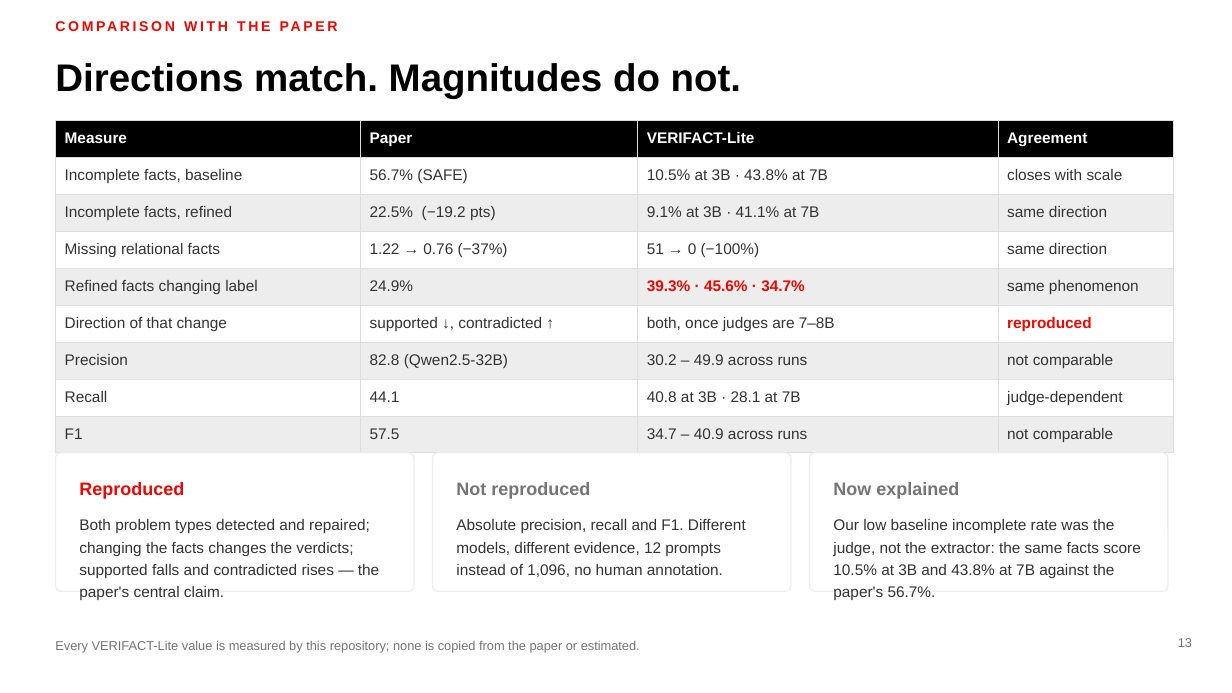
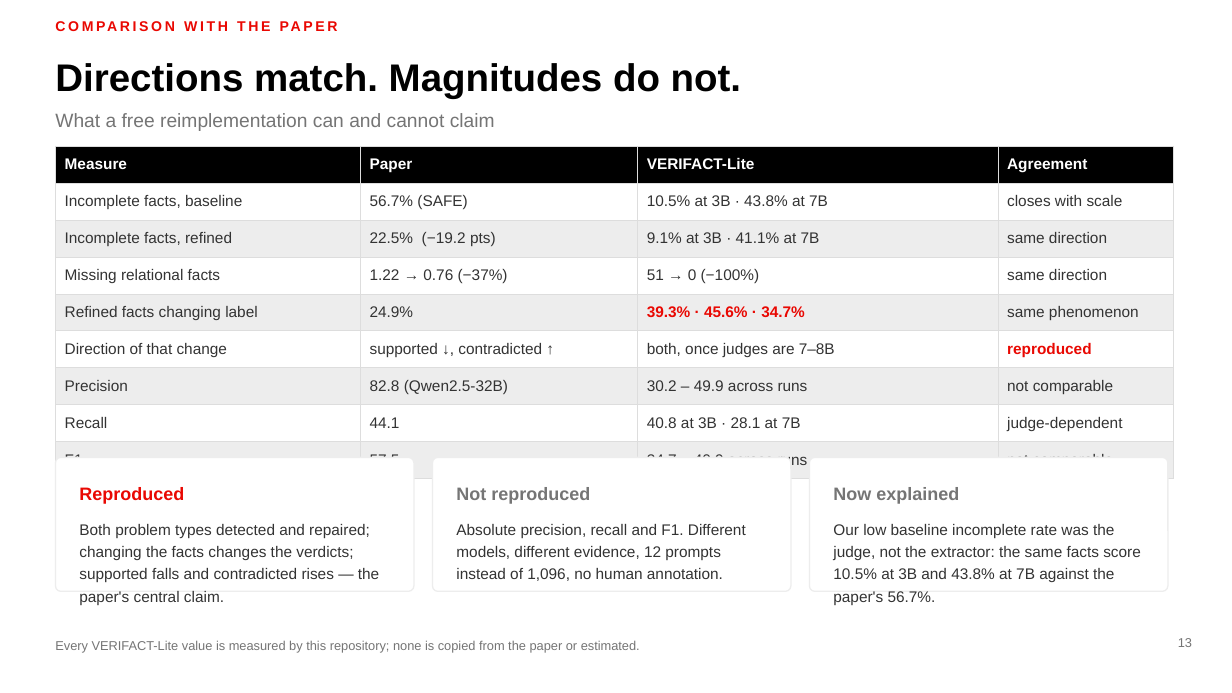
Before and after one commit to MadhavKrishna06/Verifact-Lite, a slide deck: slide 13 of presentation/VERIFACT-Lite-TTU.pptx. Drawn at 1232x693 pixels with LibreOffice and Linux fonts; fonts in the diff are those of the drawing. Boxes give left, top, right and bottom in pixels: in the first picture for what was removed or moved away, otherwise in the second. Text is boxed around its words. In the diff, an @@ line names an element or a change of style, - is before the commit and + after.

```diff
--- a/presentation/VERIFACT-Lite-TTU.pptx
+++ b/presentation/VERIFACT-Lite-TTU.pptx
@@ text added at [55,113,495,131], 15 pt, text #757575 @@
+What a free reimplementation can and cannot claim
@@ table: place and size @@
-table at [55,120,1174,446]
+table at [55,146,1174,469]
@@ rounded rectangle: place and size @@
-rounded rectangle at [55,453,414,592]
+rounded rectangle at [55,457,414,592]
@@ rounded rectangle: place and size @@
-rounded rectangle at [433,453,791,592]
+rounded rectangle at [433,457,791,592]
@@ proportions changed in 3 elements at [55,457,414,592], [433,457,791,592], [810,457,1168,592] @@
@@ rounded rectangle: place and size @@
-rounded rectangle at [810,453,1168,592]
+rounded rectangle at [810,457,1168,592]
@@ 3 texts: place and size @@
-3 texts at [79,482,959,499]
+3 texts at [79,487,959,504]
@@ text "Both problem types detected and ...": place and size @@
-text "Both problem types detected and ..." at [79,519,379,600]
+text "Both problem types detected and ..." at [79,524,379,605]
@@ text "Absolute precision, recall and F1. ...": place and size @@
-text "Absolute precision, recall and F1. ..." at [456,519,746,577]
+text "Absolute precision, recall and F1. ..." at [456,524,746,581]
@@ text "Our low baseline incomplete rate ...": place and size @@
-text "Our low baseline incomplete rate ..." at [833,519,1141,600]
+text "Our low baseline incomplete rate ..." at [833,524,1141,605]
```
Also in this commit, not shown: 13 other slides changed, 3 slides added, 2 slides removed, 1 other file.
